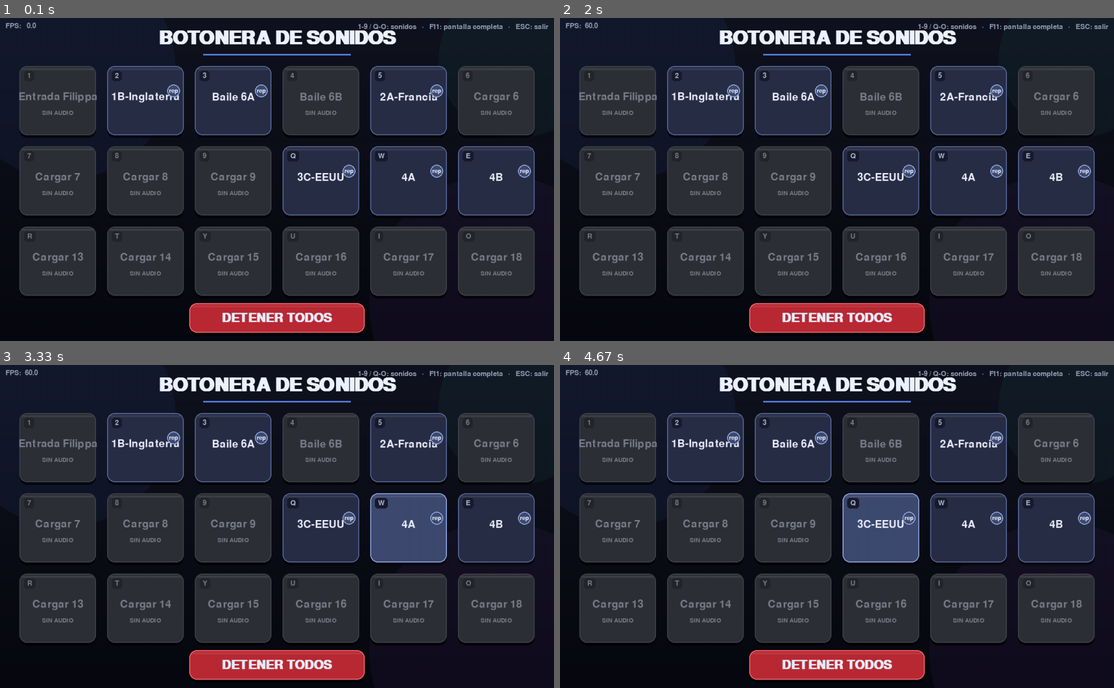
Above: before the commit, frames 1-4 (two rows, left to right).
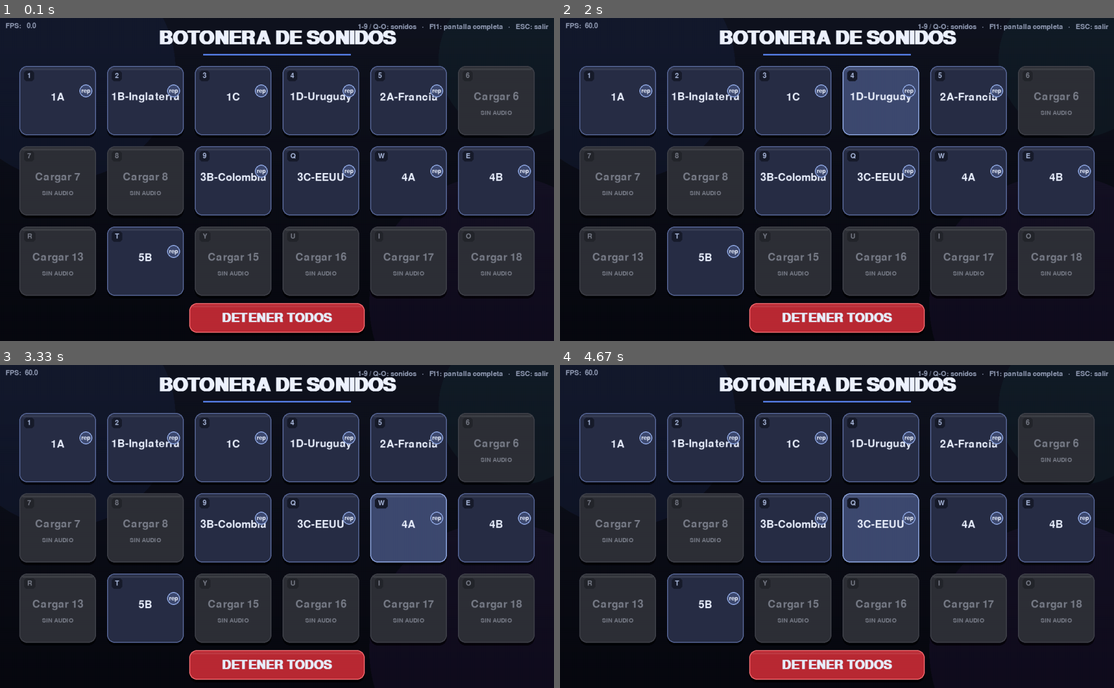
Above: after the commit, the same moments.

Repository: Seba-Filippa-934/Botonera-con-pygame
Game: pygame game, started from reproductor de sonidos.py
Same seed, same stepped clock (60 frames per second), same inputs: the game is played once before the commit and once after it.
Inputs (mouse positions are in pixels of both pictures, inside the frame that each line leads up to):
- Up to frame 1 (0.1 s): no input
- Up to frame 2 (2 s): click (814, 192) at 0.38 s; click (704, 182) at 0.72 s; click (920, 66) at 1.05 s; click (1041, 292) at 1.38 s; click (848, 69) at 1.72 s
- Up to frame 3 (3.33 s): click (249, 610) at 2.05 s; click (260, 471) at 2.38 s; click (188, 419) at 2.72 s; click (421, 497) at 3.05 s
- Up to frame 4 (4.67 s): click (1008, 520) at 3.38 s; click (953, 468) at 3.72 s; click (676, 465) at 4.05 s; click (859, 513) at 4.38 s

The runs differ from the first frame. In frame 1, 2.1% of the frame differs, in the area x 3-65%, y 14-87%; in frame 2, 4.5%; in frame 3, 2.1%; in frame 4, 2.1%.

Commit message:
segunda parte

Diff:
--- a/reproductor de sonidos.py
+++ b/reproductor de sonidos.py
@@ -81,20 +81,20 @@
 
 # --- Lista de archivos de sonido (EDITAR AQUÍ) ---------------------------------
 ARCHIVOS_SONIDOS = [
-    "",
+    "1A.mp3",
     "1B-Inglaterra.mp3",
-    "1c.mp3",
-    "1d_6b.mp3",
+    "1C.mp3",
+    "1D-Uruguay.mp3",
     "2A-Francia.mp3",
-    "2b.mp3",
-    "2c.mp3",
-    "3a.mp3",
-    "3b.mp3",
+    "2B.mp3",
+    "2C.mp3",
+    "3A.mp3",
+    "3B-Colombia.mp3",
     "3C-EEUU.mp3",
     "4A.mp3",
     "4B.mp3",
     "cargar.mp3",
-    "cargar.mp3",
+    "5B.mp3",
     "cargar.mp3",
     "cargar.mp3",
     "cargar.mp3",
@@ -103,20 +103,20 @@
 
 # --- Nombres mostrados en los botones (EDITAR AQUÍ) -----------------------------
 NOMBRES_BOTONES = [
-    "Entrada Filippa",
+    "1A",
     "1B-Inglaterra",
-    "Baile 6A",
-    "Baile 6B",
+    "1C",
+    "1D-Uruguay",
     "2A-Francia",
     "Cargar 6",
     "Cargar 7",
     "Cargar 8",
-    "Cargar 9",
+    "3B-Colombia",
     "3C-EEUU",
     "4A",
     "4B",
     "Cargar 13",
-    "Cargar 14",
+    "5B",
     "Cargar 15",
     "Cargar 16",
     "Cargar 17",
Not shown, added: 1A.mp3
Not shown, added: 1D-Uruguay.mp3
Not shown, added: 2B.mpeg.mp3
Not shown, added: 2C.mpeg.mp3
Not shown, added: 3A.mpeg.mp3
Not shown, added: 3B-Colombia.mp3
Not shown, added: 5B.mp3
